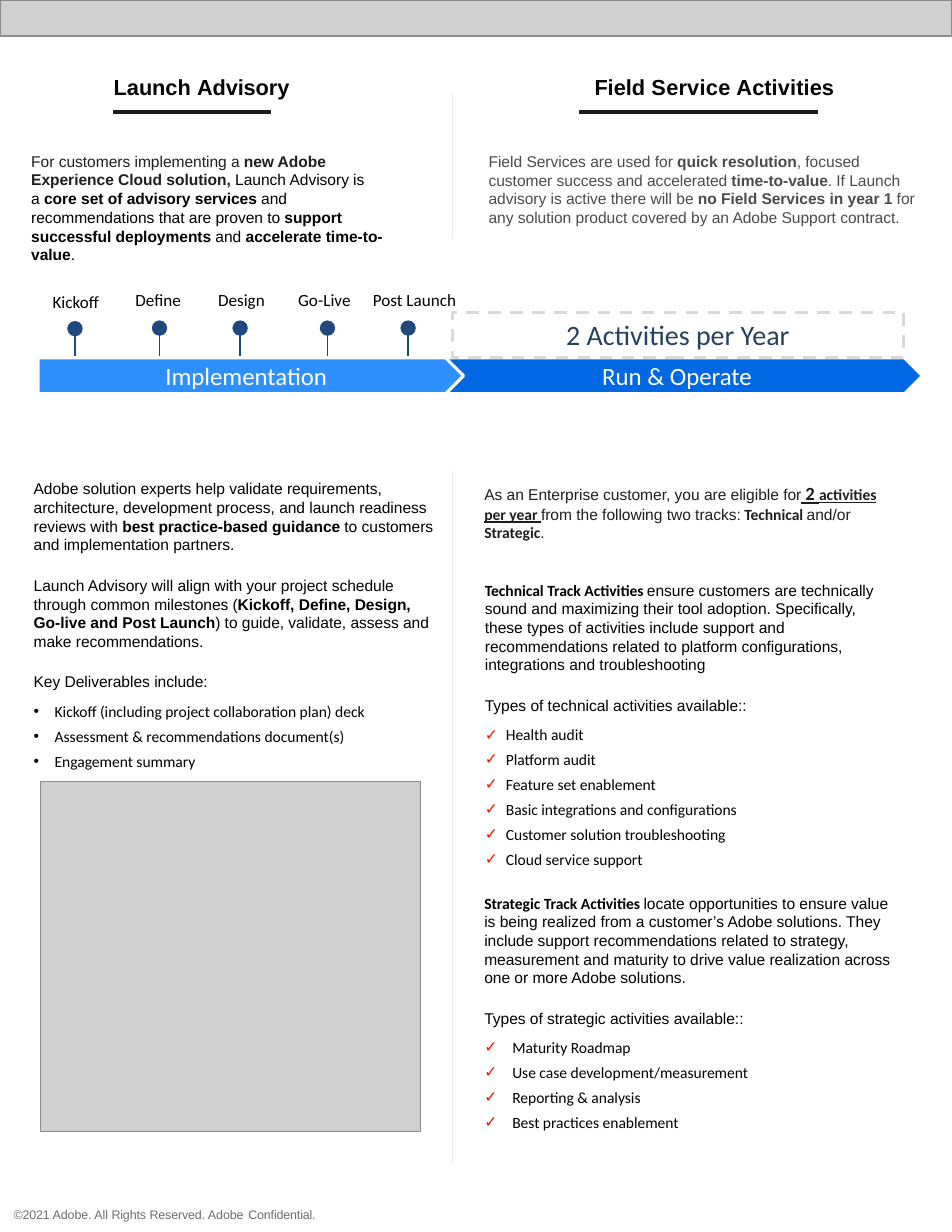
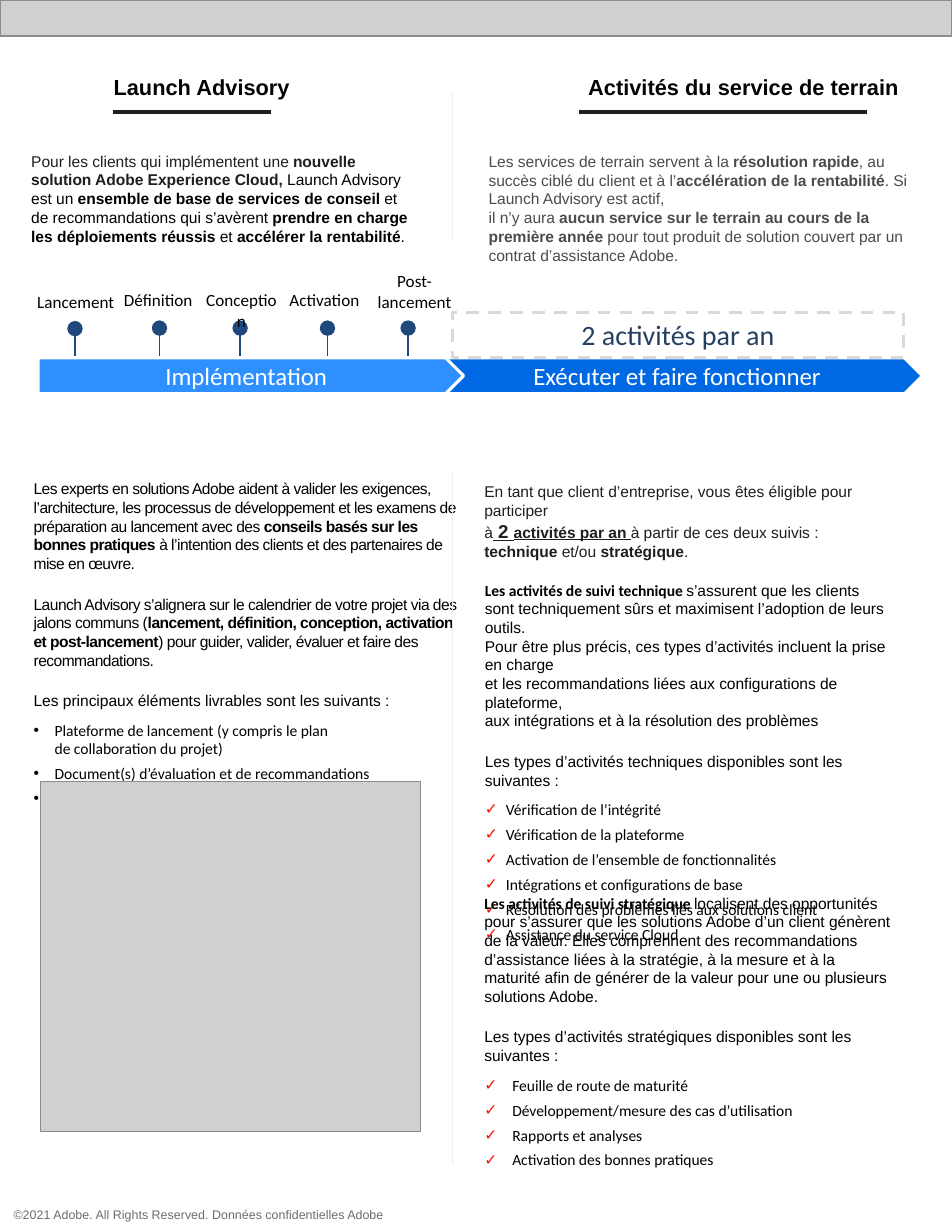
Before and after one commit to AdobeDocs/support-resources.fr-FR, a slide deck: slide 3 of help/data-sheets/assets/EnterpriseSupportDatasheet.pptx. Drawn at 952x1232 pixels with LibreOffice and Linux fonts; fonts in the diff are those of the drawing; grey boxes stand for pictures. Boxes give left, top, right and bottom in pixels: in the first picture for what was removed or moved away, otherwise in the second. Text is boxed around its words. In the diff, an @@ line names an element or a change of style, - is before the commit and + after.

```diff
--- a/help/data-sheets/assets/EnterpriseSupportDatasheet.pptx
+++ b/help/data-sheets/assets/EnterpriseSupportDatasheet.pptx
@@ text at (588,79,899,96): text changed @@
-Field Service Activities
+Activités du service de terrain
@@ freeform shape: place and size @@
-freeform shape at (579,112,819,119)
+freeform shape at (579,112,867,129)
@@ text at (31,155,408,245): text changed @@
-For customers implementing a new Adobe Experience Cloud solution, Launch Advisory is a core set of advisory services and recommendations that are proven to support successful deployments and accelerate time-to-value.
+Pour les clients qui implémentent une nouvelle solution Adobe Experience Cloud, Launch Advisory est un ensemble de base de services de conseil et de recommandations qui s’avèrent prendre en charge les déploiements réussis et accélérer la rentabilité.
@@ text at (489,155,907,261): text changed @@
-Field Services are used for quick resolution, focused customer success and accelerated time-to-value. If Launch advisory is active there will be no Field Services in year 1 for any solution product covered by an Adobe Support contract.
+Les services de terrain servent à la résolution rapide, au succès ciblé du client et à l’accélération de la rentabilité. Si Launch Advisory est actif,
+il n’y aura aucun service sur le terrain au cours de la première année pour tout produit de solution couvert par un contrat d’assistance Adobe.
@@ text at (37,297,114,308): text changed @@
-Kickoff
+Lancement
@@ text at (124,294,192,306): text changed @@
-Define
+Définition
@@ text at (289,294,359,306): text changed @@
-Go-Live
+Activation
@@ text at (378,276,452,308): text changed @@
-Post Launch
+Post-lancement
@@ text in rectangle at (581,325,774,350): text changed @@
-2 Activities per Year
+2 activités par an
@@ text in pentagon arrow at (165,367,327,389): text changed @@
-Implementation
+Implémentation
@@ text in pentagon arrow at (533,368,821,386): text changed @@
-Run & Operate
+Exécuter et faire fonctionner
@@ text at (34,482,457,784): text changed @@
-Adobe solution experts help validate requirements, architecture, development process, and launch readiness reviews with best practice-based guidance to customers and implementation partners.
-Launch Advisory will align with your project schedule through common milestones (Kickoff, Define, Design, Go-live and Post Launch) to guide, validate, assess and make recommendations.
-Key Deliverables include:
-• Kickoff (including project collaboration plan) deck
-• Assessment & recommendations document(s)
-• Engagement summary
+Les experts en solutions Adobe aident à valider les exigences, l’architecture, les processus de développement et les examens de préparation au lancement avec des conseils basés sur les bonnes pratiques à l’intention des clients et des partenaires de mise en œuvre.
+Launch Advisory s’alignera sur le calendrier de votre projet via des jalons communs (lancement, définition, conception, activation et post-lancement) pour guider, valider, évaluer et faire des recommandations.
+Les principaux éléments livrables sont les suivants :
+• Plateforme de lancement (y compris le plan
+  de collaboration du projet)
+• Document(s) d’évaluation et de recommandations
+• Résumé des engagements
@@ text at (484,485,852,560): text changed @@
-As an Enterprise customer, you are eligible for 2 activities per year from the following two tracks: Technical and/or Strategic.
+En tant que client d’entreprise, vous êtes éligible pour participer
+à 2 activités par an à partir de ces deux suivis : technique et/ou stratégique.
@@ text at (485,584,886,944): text changed @@
-Technical Track Activities ensure customers are technically sound and maximizing their tool adoption. Specifically, these types of activities include support and recommendations related to platform configurations, integrations and troubleshooting
-Types of technical activities available::
-✓ Health audit
-✓ Platform audit
-✓ Feature set enablement
-✓ Basic integrations and configurations
-✓ Customer solution troubleshooting
-✓ Cloud service support
+Les activités de suivi technique s’assurent que les clients sont techniquement sûrs et maximisent l’adoption de leurs outils.
+Pour être plus précis, ces types d’activités incluent la prise en charge
+et les recommandations liées aux configurations de plateforme,
+aux intégrations et à la résolution des problèmes
+Les types d’activités techniques disponibles sont les suivantes :
+✓ Vérification de l’intégrité
+✓ Vérification de la plateforme
+✓ Activation de l’ensemble de fonctionnalités
+✓ Intégrations et configurations de base
+✓ Résolution des problèmes liés aux solutions client
+✓ Assistance du service Cloud
@@ text at (300,616,382,632): text changed @@
-Design
+Conception
@@ text at (484,897,890,1144): text changed @@
-Strategic Track Activities locate opportunities to ensure value is being realized from a customer’s Adobe solutions. They include support recommendations related to strategy, measurement and maturity to drive value realization across one or more Adobe solutions.
-Types of strategic activities available::
-✓ Maturity Roadmap
-✓ Use case development/measurement
-✓ Reporting & analysis
-✓ Best practices enablement
+Les activités de suivi stratégique localisent des opportunités pour s’assurer que les solutions Adobe d’un client génèrent de la valeur. Elles comprennent des recommandations d’assistance liées à la stratégie, à la mesure et à la maturité afin de générer de la valeur pour une ou plusieurs solutions Adobe.
+Les types d’activités stratégiques disponibles sont les suivantes :
+✓ Feuille de route de maturité
+✓ Développement/mesure des cas d’utilisation
+✓ Rapports et analyses
+✓ Activation des bonnes pratiques
@@ text at (14,1210,383,1222): text changed @@
-©2021 Adobe. All Rights Reserved. Adobe Confidential.
+©2021 Adobe. All Rights Reserved. Données confidentielles Adobe
```
Also in this commit, not shown: 1 other slide changed, 2 slides added, 2 slides removed, 7 other files.
